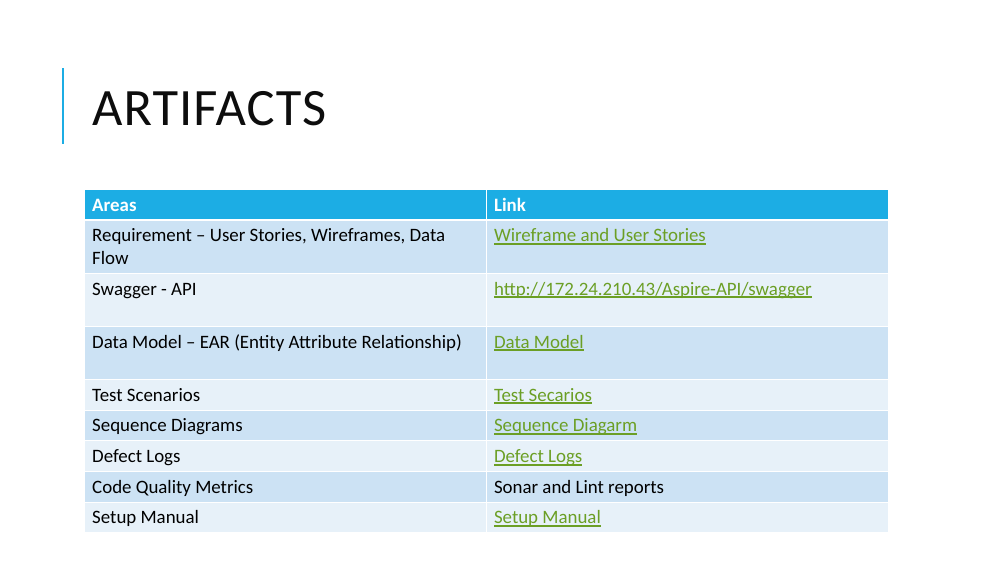
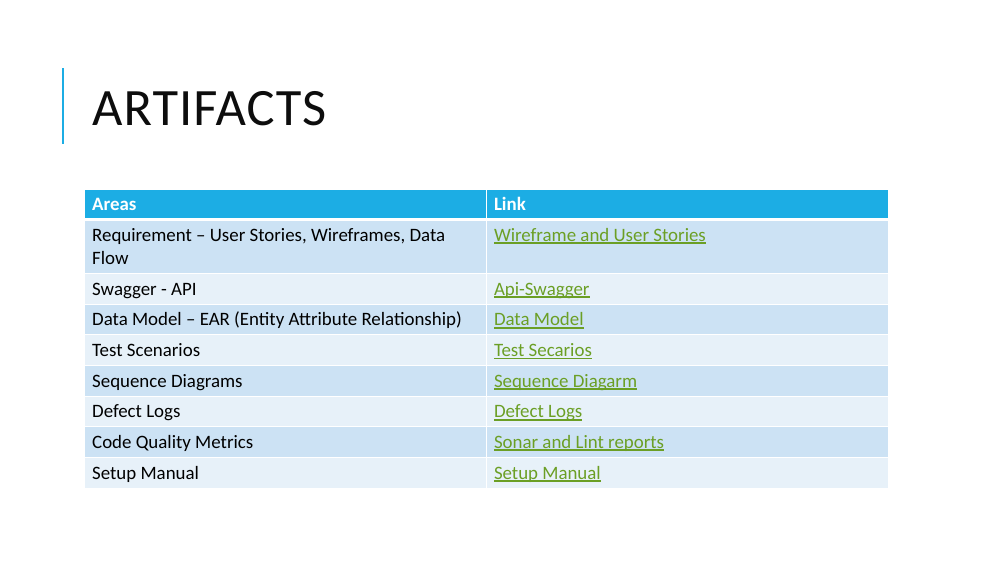
Before and after one commit to arvi9/ASPNet-WebAPI-Anngular-Project, a slide deck: slide 8 of Aurora/Demo/Aurora Demo.pptx. Drawn at 1008x567 pixels with LibreOffice and Linux fonts; fonts in the diff are those of the drawing. Boxes give left, top, right and bottom in pixels: in the first picture for what was removed or moved away, otherwise in the second. Text is boxed around its words. In the diff, an @@ line names an element or a change of style, - is before the commit and + after.

```diff
--- a/Aurora/Demo/Aurora Demo.pptx
+++ b/Aurora/Demo/Aurora Demo.pptx
@@ table at <box>85,189,889,486</box> @@
-row 3, column 2: http://172.24.210.43/Aspire-API/swagger
+row 3, column 2: Api-Swagger
@@ text colour #000000 to #6B9F25, underline on in "Sonar and Lint reports" @@
```
Also in this commit, not shown: 1 other slide changed.
